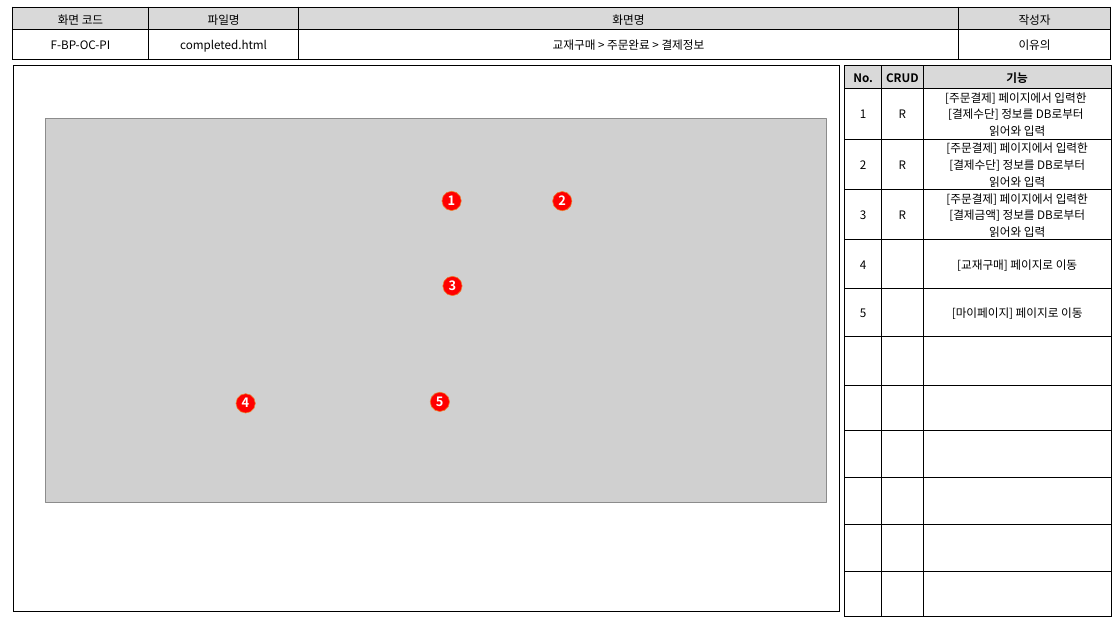
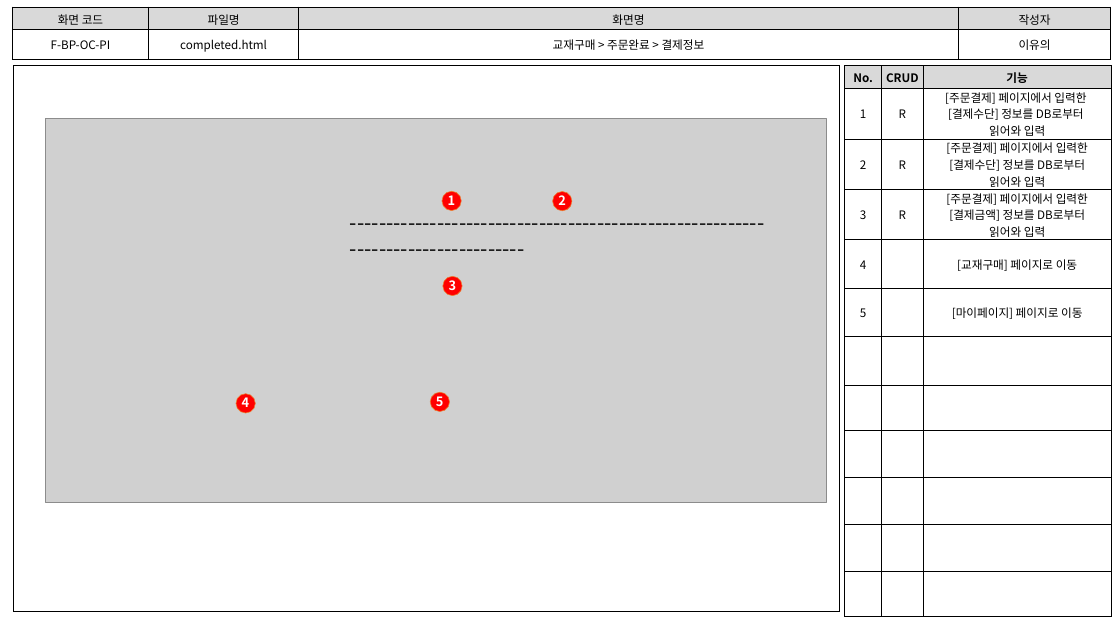
Before and after one commit to index506/cosmo6th_3thGroup, a slide deck: slide 19 of Text/02.화면설계도/3th_Project_화면 설계도(09.23).pptx (slide 11 before the commit). Drawn at 1120x630 pixels with LibreOffice and Linux fonts; fonts in the diff are those of the drawing; grey boxes stand for pictures. Boxes give left, top, right and bottom in pixels: in the first picture for what was removed or moved away, otherwise in the second. Text is boxed around its words. In the diff, an @@ line names an element or a change of style, - is before the commit and + after.

```diff
--- a/Text/02.화면설계도/3th_Project_화면 설계도(09.23).pptx
+++ b/Text/02.화면설계도/3th_Project_화면 설계도(09.23).pptx
@@ text added at (350, 210, 770, 261), 18 pt, text #000000 @@
+---------------------------------------------------------------------------------
```
Also in this commit, not shown: 12 slides added, 6 other files.
